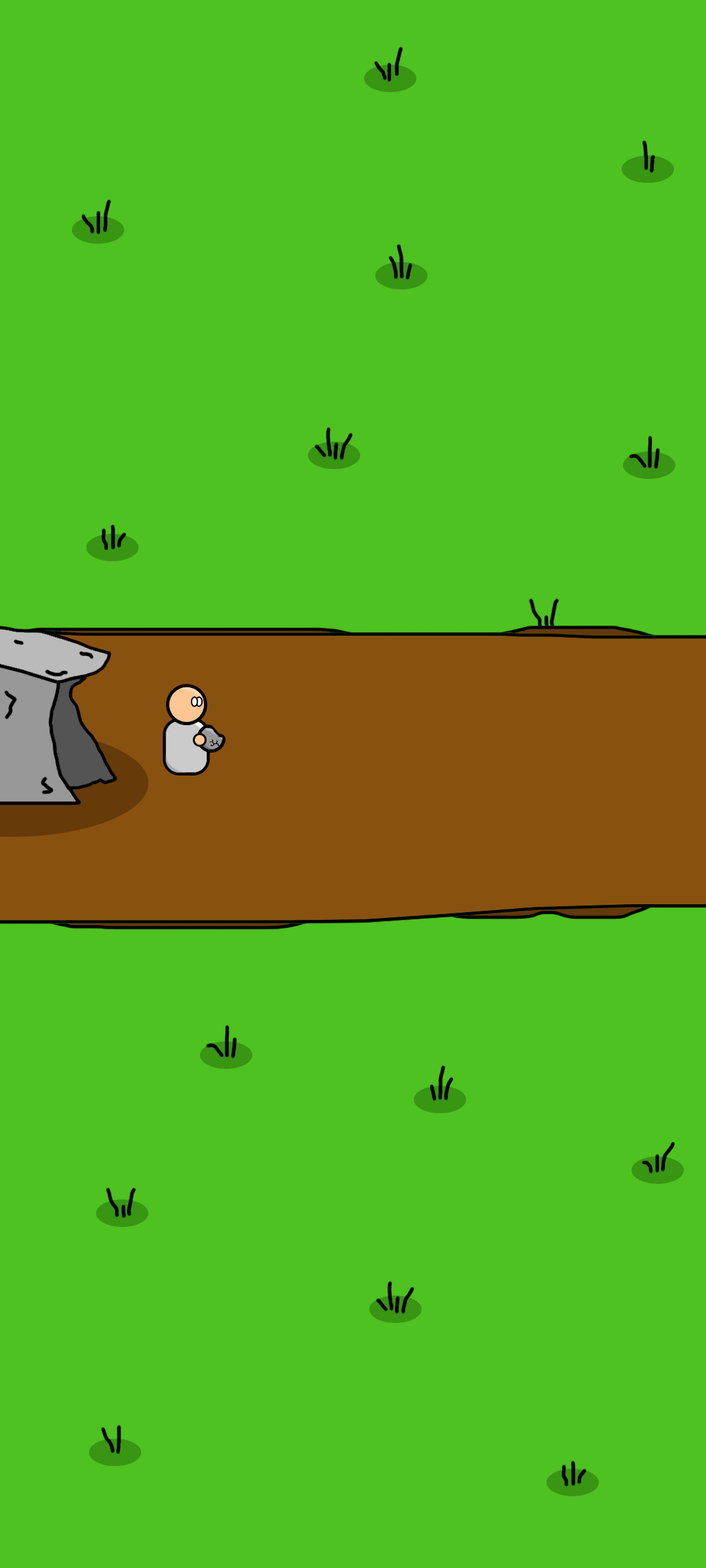
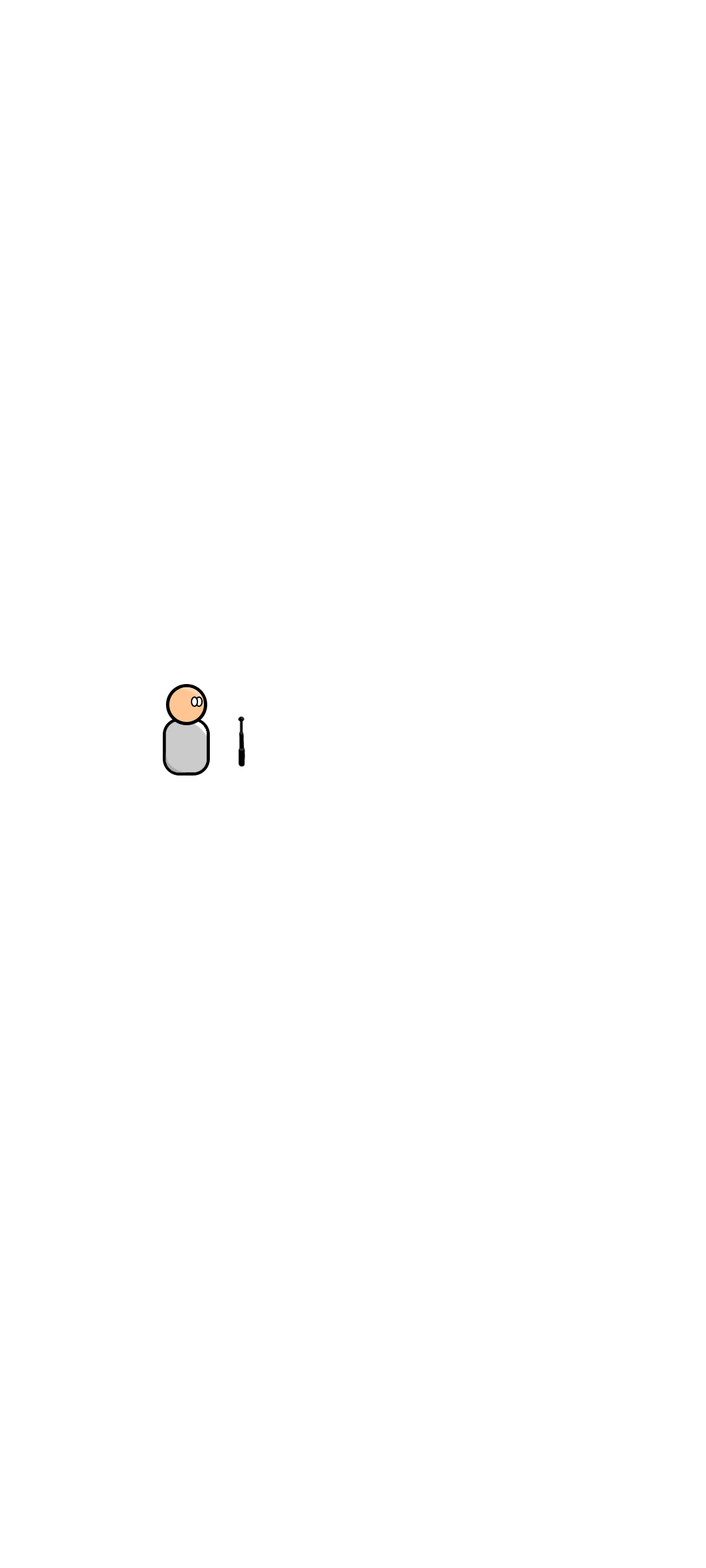
Before/after of a 706 × 1568 layered artwork. What changed in the layer stack:
added layer "mele7" above "mele6" over (237, 716, 246, 768)
hid "hand", painted on it over (192, 733, 207, 747)
renamed "ball" to "range1", hid it over (196, 723, 226, 753)
hid group "background1" (22 layers) over (0, 0, 706, 1568)
